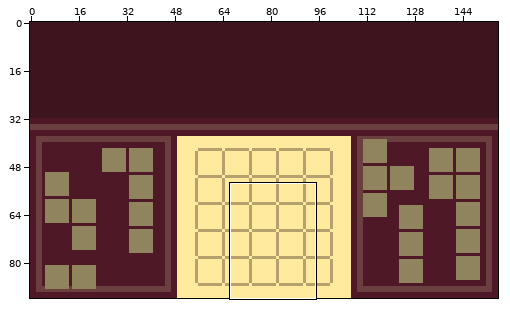
A pixel-art file gets an edit: art_workspace/levels/level5.aseprite. The first picture is a wide view before the edit; the outline marks the close-up.
Close-up. Earlier state:
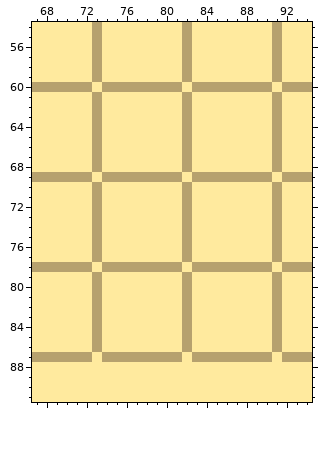
156x92 pixels, 1 frame. Shown: x 67..94, y 54..91. The commit also changed other parts of the picture, which this record leaves out.
The same view after the edit:
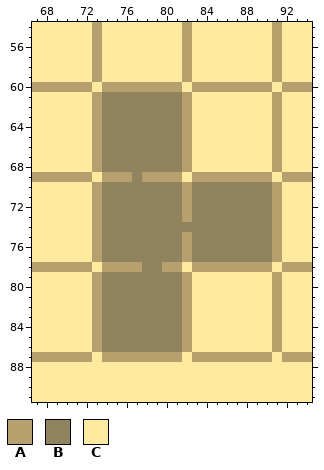
Palette (. is transparent): A #b6a16e  B #8f845e  C #ffea9e
Edits made:
Layer "Layer 1":
Colour A becomes colour B in row 69 at x 77; in row 74 at x 82; in row 78 at x 78 to 79.
Colour C becomes colour B in rows 61 to 68 at x 74 to 81; in rows 70 to 77 at x 74 to 81 and 83 to 90; in rows 79 to 86 at x 74 to 81.
Changed places in both close-ups, as pixel boxes (x1, y1, x2, y2):
changed: (102, 92, 272, 352)
